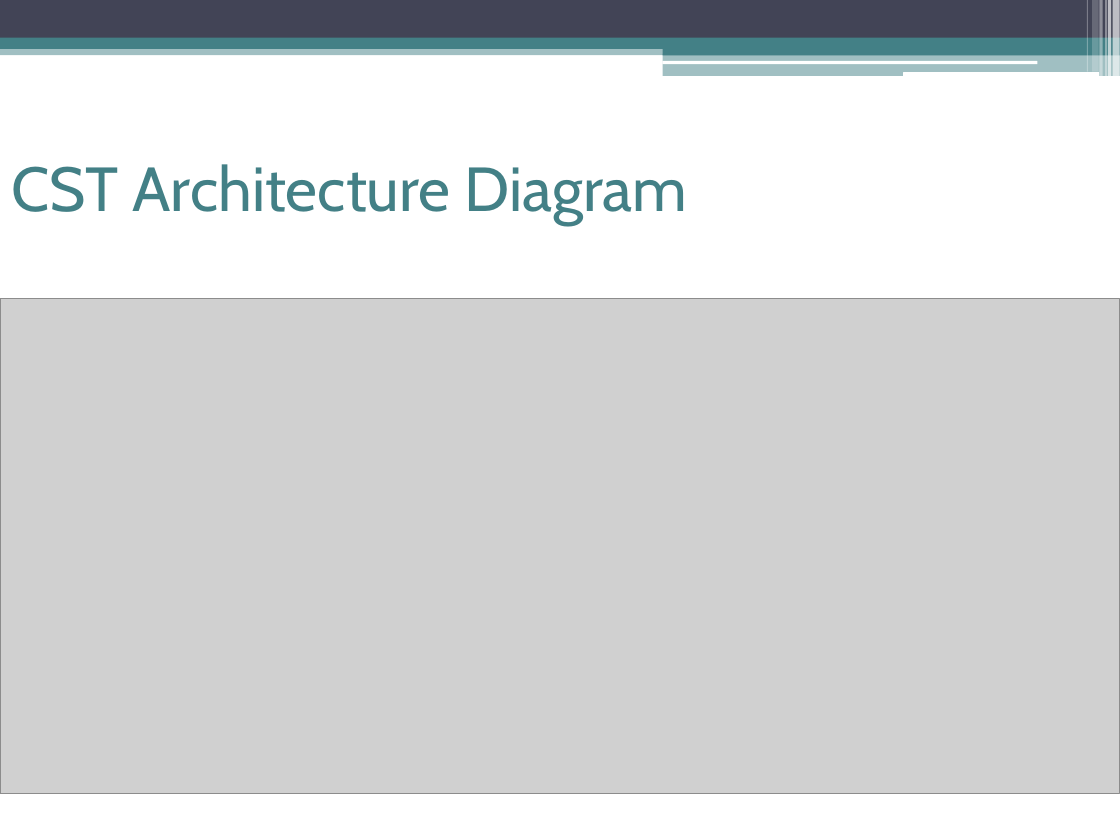
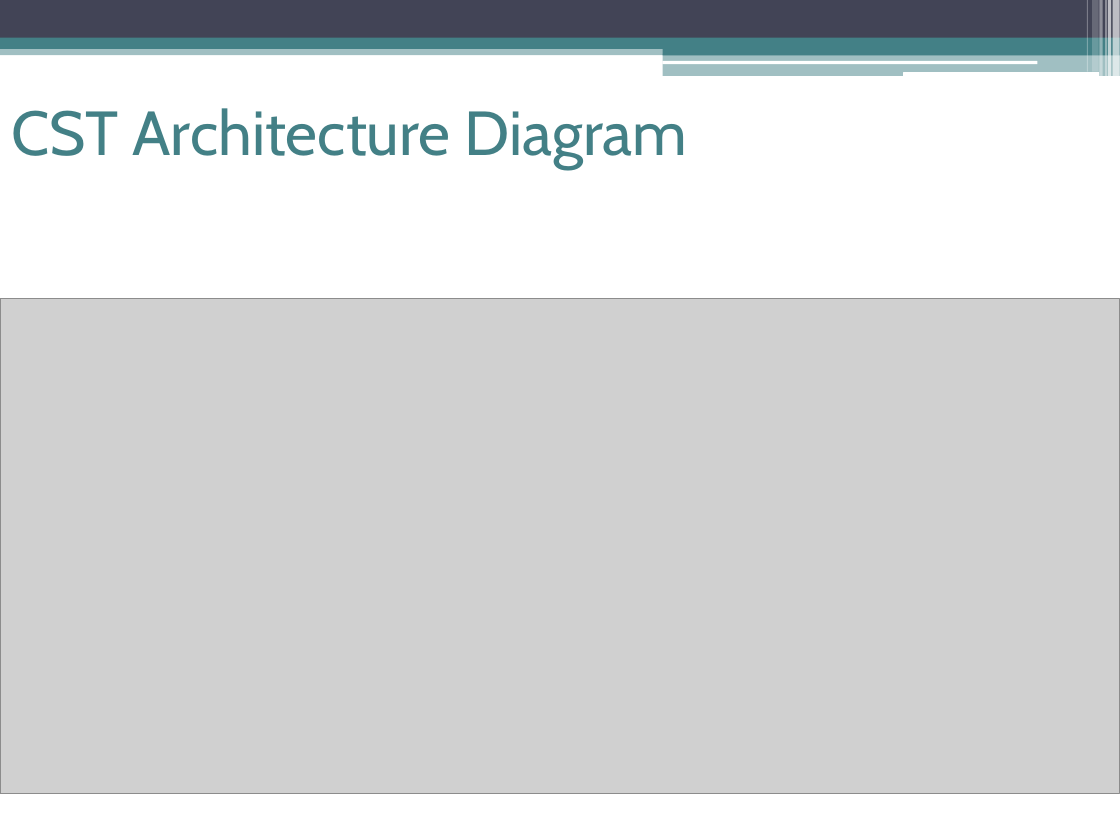
Before and after one commit to water2015/water, a slide deck: slide 4 of files/project.introduction.pptx. Drawn at 1120x840 pixels with LibreOffice and Linux fonts; fonts in the diff are those of the drawing; grey boxes stand for pictures. Boxes give left, top, right and bottom in pixels: in the first picture for what was removed or moved away, otherwise in the second. Text is boxed around its words. In the diff, an @@ line names an element or a change of style, - is before the commit and + after.

```diff
--- a/files/project.introduction.pptx
+++ b/files/project.introduction.pptx
@@ title "CST Architecture Diagram" moved from (x1=11, y1=164, x2=688, y2=226) to (x1=11, y1=108, x2=688, y2=170) @@
```
Also in this commit, not shown: 1 other slide changed, 4 slides added, 1 slide removed.
